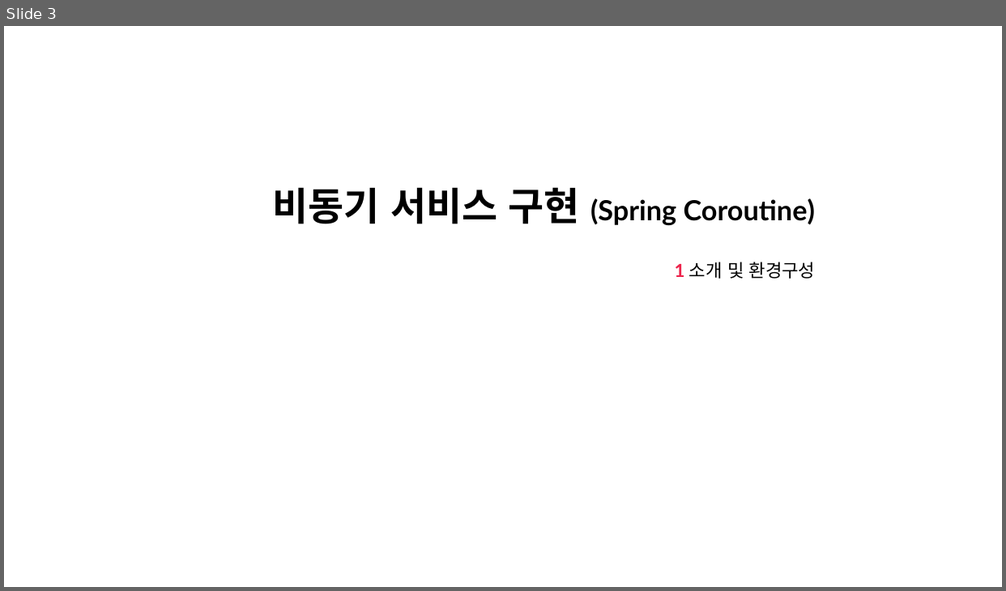
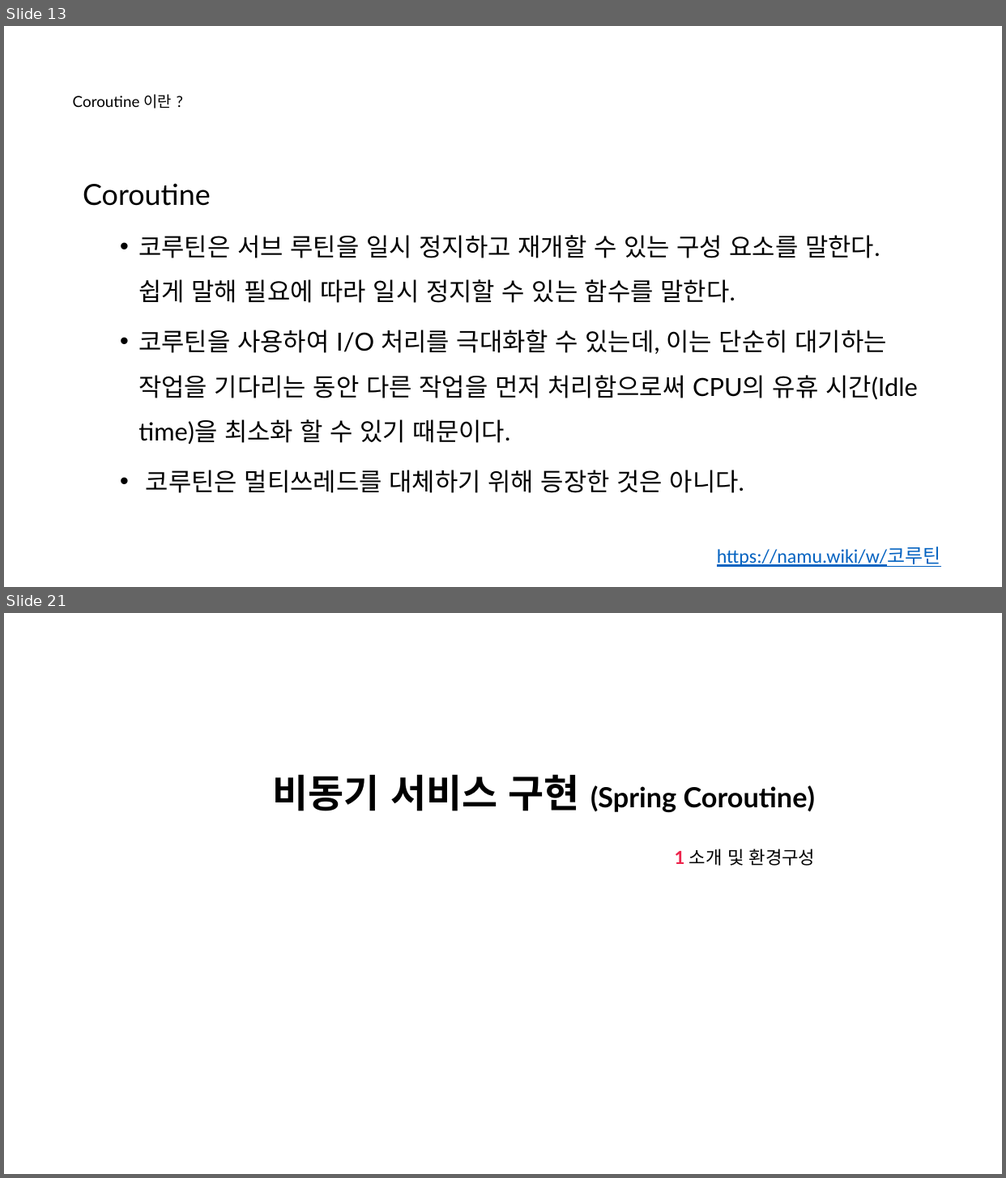
Before and after one commit to nayasis/fastcampus-hyper-webflux, a slide deck: 99.ppt/[Ch4-4. 비동기 서비스 구현 (Spring Coroutine)].pptx. Shown one above the other, each under a label of ours: slide 3 before the commit, slides 13 and 21 after it; the slides between them are not shown. The pictures are 1006x591 and 1006x1178 pixels, drawn with LibreOffice and Linux fonts; fonts in the diff are those of the drawing; background and template pictures are left out. Boxes give left, top, right and bottom in pixels: in the first picture for what was removed or moved away, otherwise in the second. Text is boxed around its words. In the diff, an @@ line names an element or a change of style, - is before the commit and + after.

```diff
--- a/99.ppt/[Ch4-4. 비동기 서비스 구현 (Spring Coroutine)].pptx
+++ b/99.ppt/[Ch4-4. 비동기 서비스 구현 (Spring Coroutine)].pptx
@@ slide 13 added at box(4, 26, 1002, 587), background picture (left out) @@
@@ title added at box(73, 94, 172, 109), 11 pt, text #000000 @@
+Coroutine 이란 ?
@@ text added at box(856, 84, 960, 117), 12 pt, text #FFFFFF, bold @@
+  2.
@@ text added at box(856, 116, 960, 148), 8 pt, text #FFFFFF @@
+  Coroutine 이란 ?
@@ text added at box(83, 183, 918, 493), 18 pt, text #000000 @@
+Coroutine
+  • 코루틴은 서브 루틴을 일시 정지하고 재개할 수 있는 구성 요소를 말한다.
+    쉽게 말해 필요에 따라 일시 정지할 수 있는 함수를 말한다.
+  • 코루틴을 사용하여 I/O 처리를 극대화할 수 있는데, 이는 단순히 대기하는 작업을 기다리는 동안 다른 작업을 먼저 처리함으로써 CPU의 유휴 시간(Idle time)을 최소화 할 수 있기 때문이다.
+  • 코루틴은 멀티쓰레드를 대체하기 위해 등장한 것은 아니다.
@@ text added at box(717, 547, 941, 567), 14 pt, text #0563C1, underline @@
+https://namu.wiki/w/코루틴
@@ what was slide 3 is now slide 21 @@
```
Also in this commit, not shown: 2 slides changed, 17 other slides added, 3 other files.
